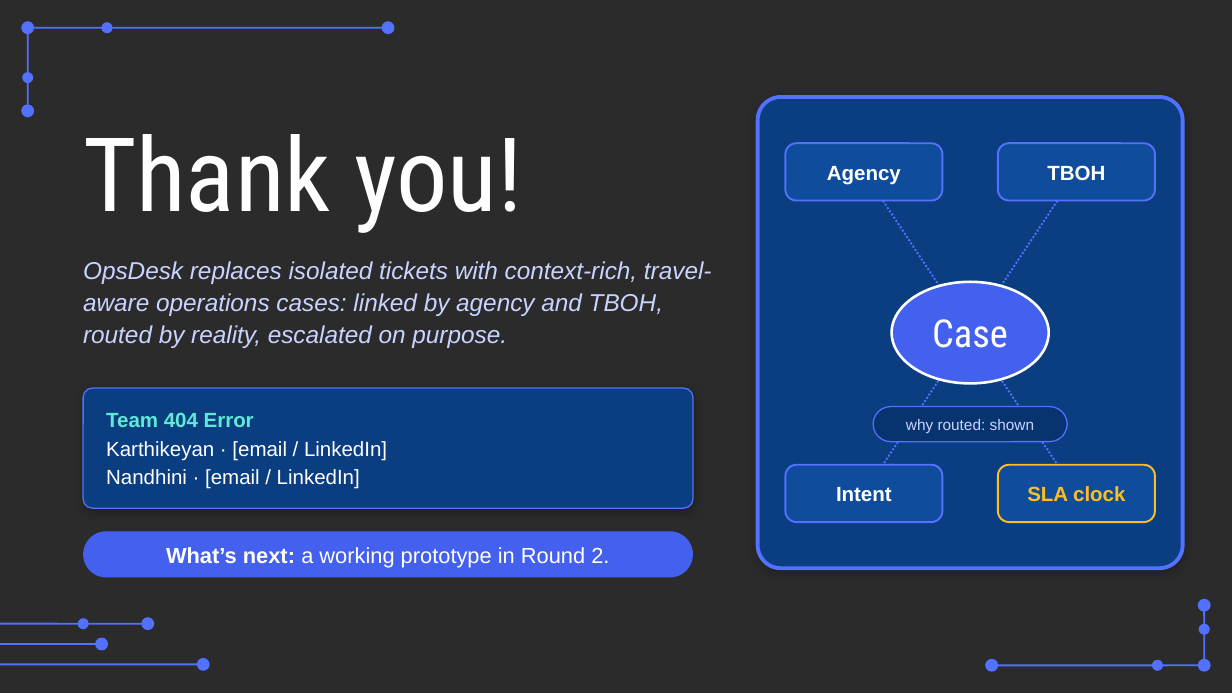
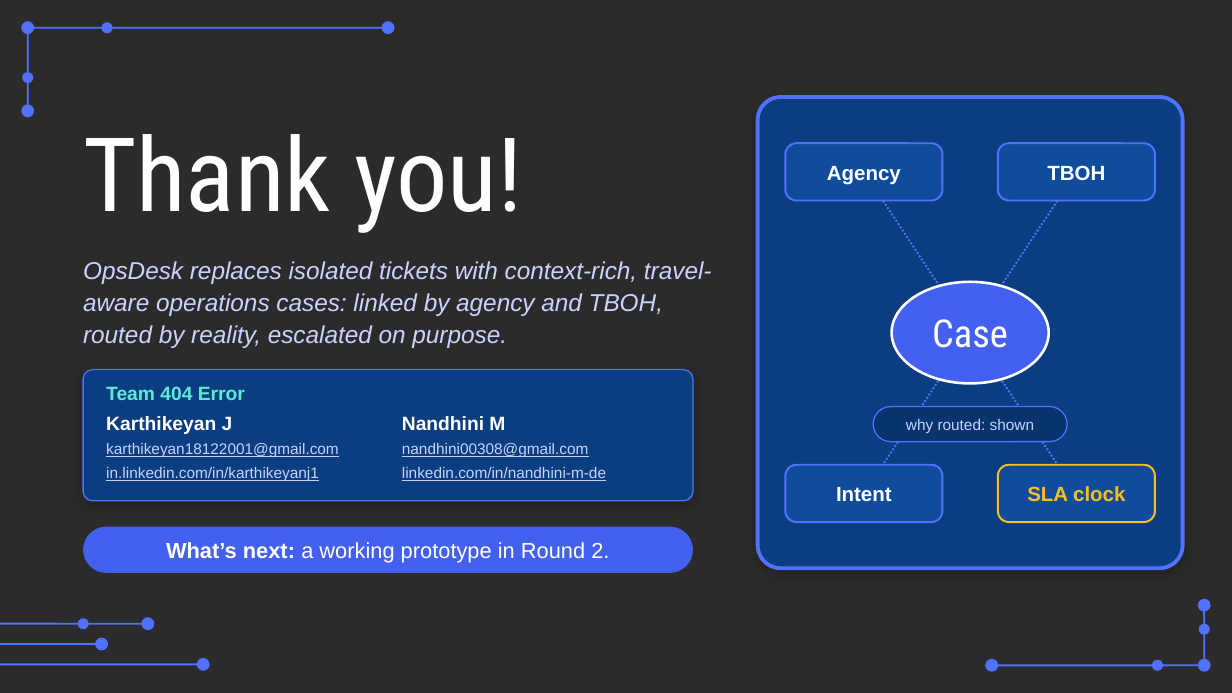
Before and after one commit to Karthikeyan-2001/zendesk, a slide deck: slide 4 of deck/OpsDesk_VoyageHack_Round1.pptx. Drawn at 1232x693 pixels with LibreOffice and Linux fonts; fonts in the diff are those of the drawing; background and template pictures are left out; a plain dark background stands for a picture behind light text. Boxes give left, top, right and bottom in pixels: in the first picture for what was removed or moved away, otherwise in the second. Text is boxed around its words. In the diff, an @@ line names an element or a change of style, - is before the commit and + after.

```diff
--- a/deck/OpsDesk_VoyageHack_Round1.pptx
+++ b/deck/OpsDesk_VoyageHack_Round1.pptx
@@ rounded rectangle: place and size @@
-rounded rectangle at <box>83,388,693,508</box>
+rounded rectangle at <box>83,370,693,501</box>
@@ rounded rectangle at <box>83,370,693,501</box>: proportions changed @@
@@ text "Team 404 Error": place and size @@
-text "Team 404 Error" at <box>106,412,387,489</box>
+text "Team 404 Error" at <box>106,386,245,400</box>
@@ text "Team 404 Error" at <box>106,386,245,400</box>: size 16 to 15 pt; less space between paragraphs @@
@@ text added at <box>106,416,339,481</box>, 12 pt, text #C9D3FF, underline @@
+Karthikeyan J
+karthikeyan18122001@gmail.com
+in.linkedin.com/in/karthikeyanj1
@@ text added at <box>402,416,606,481</box>, 12 pt, text #C9D3FF, underline @@
+Nandhini M
+nandhini00308@gmail.com
+linkedin.com/in/nandhini-m-de
@@ text at <box>106,441,387,489</box>: paragraphs removed @@
-Karthikeyan · [email / LinkedIn]
-Nandhini · [email / LinkedIn]
@@ text "What’s next: a working prototype ...": place and size @@
-text "What’s next: a working prototype ..." at <box>166,547,609,567</box>
+text "What’s next: a working prototype ..." at <box>166,542,609,563</box>
@@ rounded rectangle: place and size @@
-rounded rectangle at <box>83,531,693,578</box>
+rounded rectangle at <box>83,527,693,573</box>
```
Also in this commit, not shown: 1 other slide changed, 6 other files.
